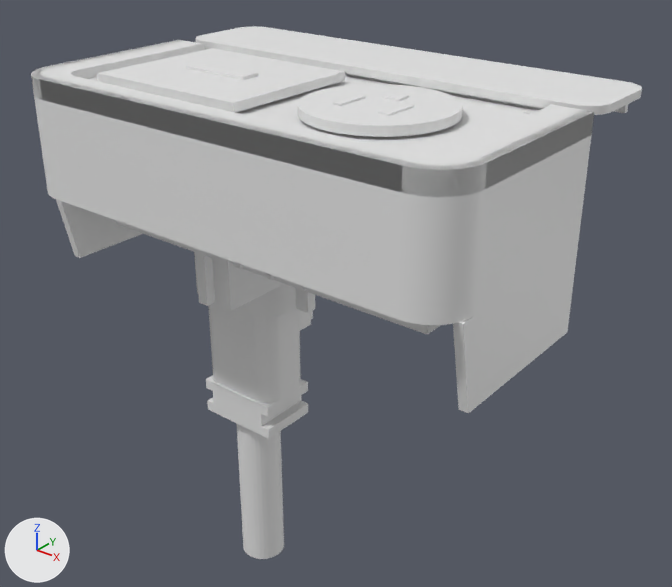
The OBJ model accurate_models/mated_assembly.obj, before and after one commit.
Rendered twice from a camera (50 mm lens) standing at (159.0, -241.0, 57.0) and looking at (-3.0, -38.0, -68.0). The lights are fixed; the arrows at lower left show +X, +Y and +Z. The first picture is the older version. Where no turn or scale is listed for an object, it has been applied to the vertices. Vertices at exactly the same position are counted once.

Names of what the first picture shows: 'mated_assembly'.
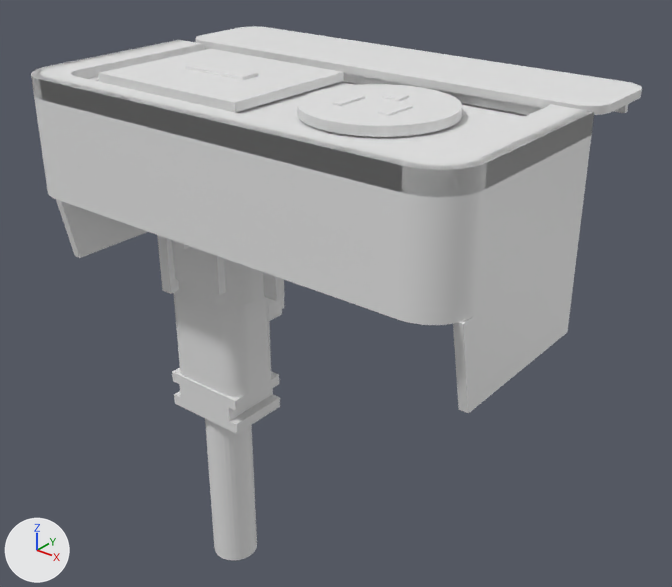
Pixel boxes [x1, y1, x2, y2] of what changed, in the pictures (672 x 587 px; the box of a moved part takes in the faces that stretch with it):
```json
{"object": "mated_assembly", "change": "reshaped", "before": [31, 26, 642, 559], "after": [31, 26, 642, 560]}
{"part": 1, "of": "me_mated_assembly", "change": "added", "after": [98, 81, 525, 153]}
{"part": 2, "of": "me_mated_assembly", "change": "added", "after": [339, 81, 527, 118], "on screen": "mostly hidden"}
{"part": 3, "of": "me_mated_assembly", "change": "added", "after": [172, 240, 226, 295]}
{"part": 4, "of": "me_mated_assembly", "change": "moved or reshaped", "before": [235, 263, 244, 269], "after": [179, 243, 190, 249]}
{"part": 5, "of": "me_mated_assembly", "change": "added", "after": [157, 235, 285, 321]}
{"part": 6, "of": "me_mated_assembly", "change": "moved or reshaped", "before": [208, 303, 301, 403], "after": [174, 290, 271, 397]}
{"part": 7, "of": "me_mated_assembly", "change": "moved or reshaped", "before": [206, 375, 308, 439], "after": [172, 368, 280, 434]}
{"part": 8, "of": "me_mated_assembly", "change": "moved or reshaped", "before": [237, 424, 284, 559], "after": [205, 419, 257, 560]}
{"part": 9, "of": "me_mated_assembly", "change": "moved or reshaped", "before": [99, 48, 538, 334], "after": [100, 49, 344, 113]}
```

Edits to the scene script, one JSON object a line:
```json
{"block": "me_mated_assembly", "where": "# used by ob_mated_assembly; location = (0.0, 0.0, 0.0)"}
{"op": "remove", "block": "me_mated_assembly", "code": "me_mated_assembly.from_pydata(...)  # 4900 vertices, 10096 faces; spans x -71.0..71.0, y -95.0..0.0, z -176.0..1.0"}
{"op": "add", "block": "me_mated_assembly", "code": "me_mated_assembly.from_pydata(...)  # 4172 vertices, 8708 faces; spans x -71.0..71.0, y -95.0..0.0, z -166.0..1.0"}
{"block": "me_mated_assembly", "change": "me_mated_assembly part 1: a new loose piece, a box spanning x -56.0..56.0, y -82.0..-36.0, z -36.0..-3.0"}
{"block": "me_mated_assembly", "change": "me_mated_assembly part 2: a new loose piece, a box spanning x -57.0..57.0, y -39.2..-36.2, z -5.0..-3.0"}
{"block": "me_mated_assembly", "change": "me_mated_assembly part 3: a new loose piece, a box spanning x -38.0..-16.0, y -76.0..-43.0, z -59.0..-36.0"}
{"block": "me_mated_assembly", "change": "me_mated_assembly part 4: the loose piece of 8 vertices spanning x -3.0..-1.0, y -82.0..-78.0, z -44.0..-30.0 is turned 90 degrees about the x axis through its middle and scaled by 0.24, then moved by (-25.0, 3.0, -8.0)"}
{"block": "me_mated_assembly", "change": "me_mated_assembly part 5: the loose piece of 882 vertices spanning x -48.0..-7.0, y -63.0..-30.0, z -87.0..-51.0 is copied, and the copy is moved by (0.0, -15.0, 10.0); it spans x -47.0..-7.0, y -78.0..-45.0, z -78.0..-41.0"}
{"block": "me_mated_assembly", "change": "me_mated_assembly part 6: the loose piece of 200 vertices spanning x -44.0..-15.0, y -57.0..-38.0, z -105.0..-73.0 is moved by (0.0, -15.0, 10.0)"}
{"block": "me_mated_assembly", "change": "me_mated_assembly part 7: the loose piece of 24 vertices spanning x -44.0..-16.0, y -58.0..-38.0, z -117.0..-105.0 is moved by (0.0, -15.0, 10.0)"}
{"block": "me_mated_assembly", "change": "me_mated_assembly part 8: the loose piece of 66 vertices spanning x -37.0..-22.0, y -55.0..-40.0, z -176.0..-117.0 is moved by (0.0, -15.0, 10.0)"}
{"block": "me_mated_assembly", "change": "me_mated_assembly part 9: 8 vertices moved from x -56.0..-1.0, y -68.0..-36.0, z -73.0..0.0 to x -57.0..-1.0, y -82.0..-38.0, z -62.0..0.0; 1342 vertices removed from x -58.0..58.0, y -91.0..-29.0, z -87.0..-3.0; 840 vertices added at x -57.0..57.0, y -82.0..-44.0, z -62.0..-3.0"}
{"block": "me_mated_assembly", "change": "other edits to the shape of me_mated_assembly do not show in these pictures"}
```
